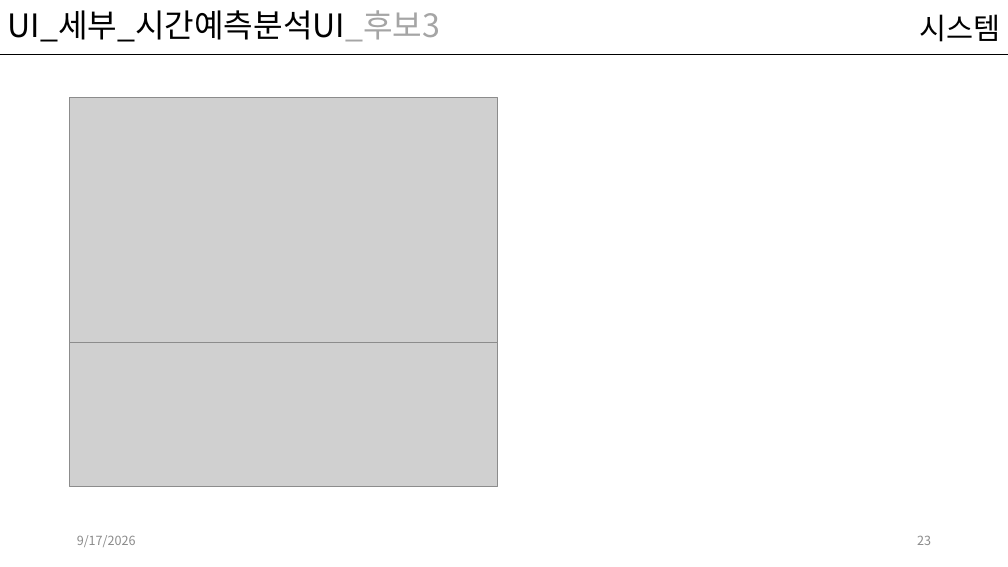
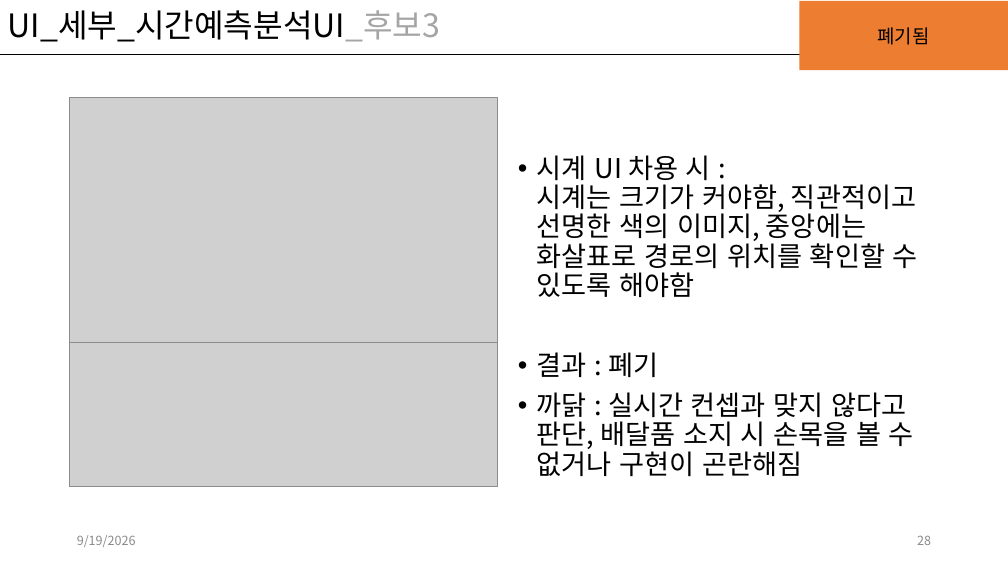
Before and after one commit to kwakyerin/2026_Graduation_Project, a slide deck: slide 28 of documents/HyunahKwon/design/designing/배트와 달트_기획서.pptx (slide 23 before the commit). Drawn at 1008x567 pixels with LibreOffice and Linux fonts; fonts in the diff are those of the drawing; grey boxes stand for pictures. Boxes give left, top, right and bottom in pixels: in the first picture for what was removed or moved away, otherwise in the second. Text is boxed around its words. In the diff, an @@ line names an element or a change of style, - is before the commit and + after.

Commit message:
이미지 추가, 가독성, 일부 내용 수정

```diff
--- a/documents/HyunahKwon/design/designing/배트와 달트_기획서.pptx
+++ b/documents/HyunahKwon/design/designing/배트와 달트_기획서.pptx
@@ rectangle added at <box>799,1,1008,70</box>, fill #ED7D31, 18 pt, text #000000 @@
+폐기됨
@@ text added at <box>537,155,918,476</box>, 25.9 pt, text #000000 @@
+• 시계 UI 차용 시 :
+  시계는 크기가 커야함, 직관적이고 선명한 색의 이미지, 중앙에는 화살표로 경로의 위치를 확인할 수 있도록 해야함
+• 결과 : 폐기
+• 까닭 : 실시간 컨셉과 맞지 않다고 판단, 배달품 소지 시 손목을 볼 수 없거나 구현이 곤란해짐
@@ text at <box>77,535,136,547</box>: text changed @@
-9/17/2026
+9/19/2026
```
Also in this commit, not shown: 14 other slides changed, 1 slide added.
